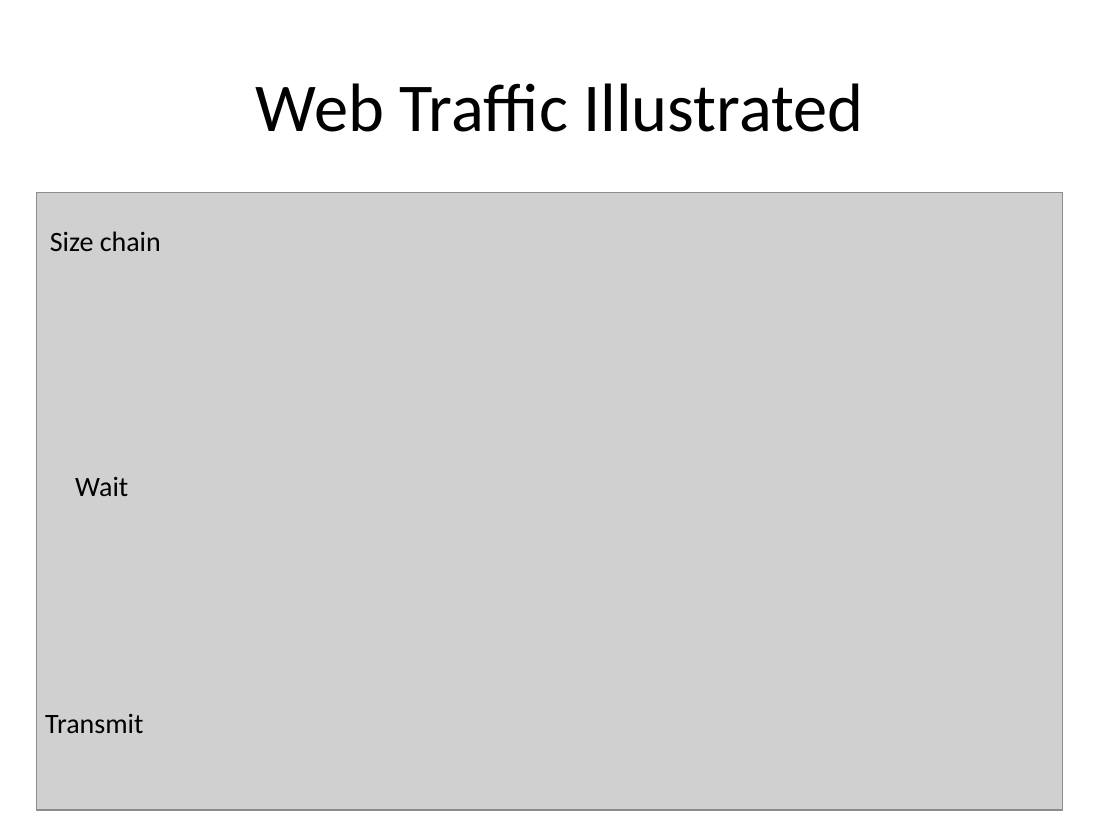
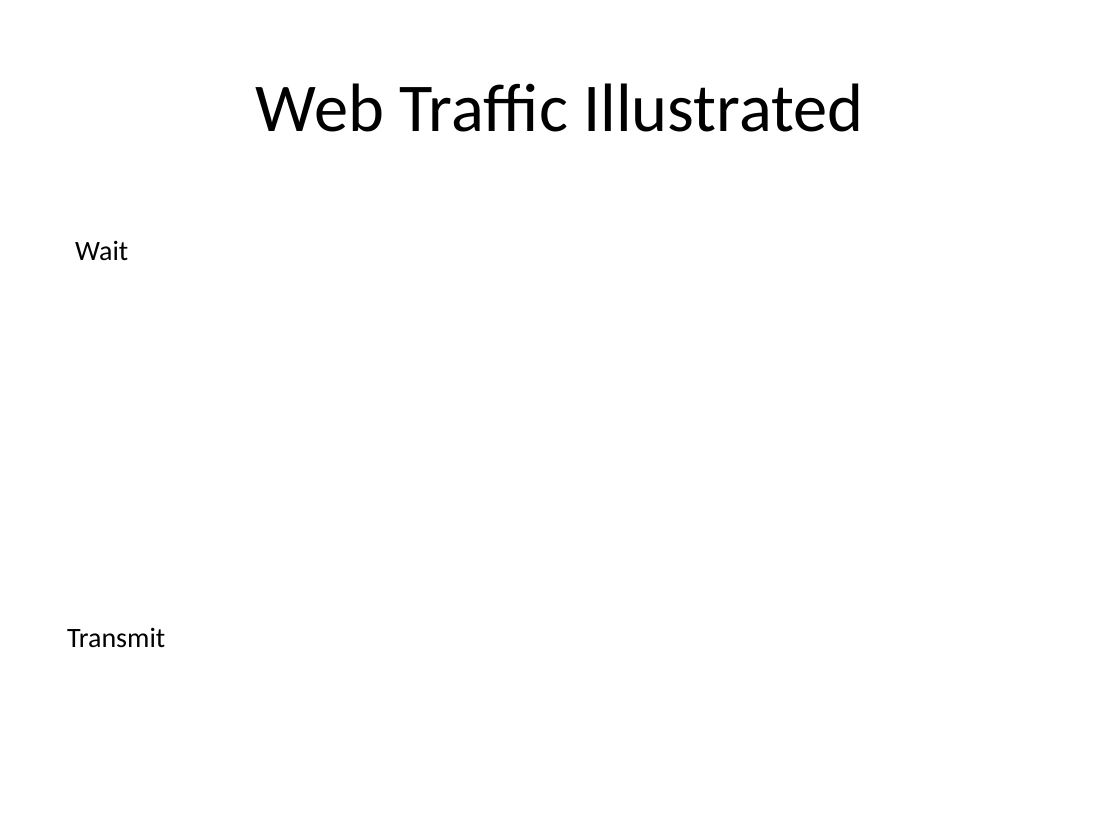
Before and after one commit to tamirh-uci/HeteroTrafficModels, a slide deck: slide 15 of presentation/slides.pptx. Drawn at 1120x840 pixels with LibreOffice and Linux fonts; fonts in the diff are those of the drawing; grey boxes stand for pictures. Boxes give left, top, right and bottom in pixels: in the first picture for what was removed or moved away, otherwise in the second. Text is boxed around its words. In the diff, an @@ line names an element or a change of style, - is before the commit and + after.

```diff
--- a/presentation/slides.pptx
+++ b/presentation/slides.pptx
@@ picture removed at (37,193,1063,811) @@
@@ text removed at (50,231,161,251) @@
-Size chain
@@ text "Wait": place and size @@
-text "Wait" at (75,476,128,496)
+text "Wait" at (75,240,128,261)
@@ text "Transmit": place and size @@
-text "Transmit" at (45,713,143,733)
+text "Transmit" at (67,627,165,648)
```
Also in this commit, not shown: 7 other slides changed, 5 slides added, 3 slides removed.
